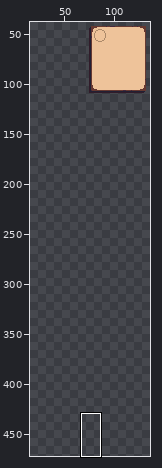
Pixel-art file, stored at FarmingSim/Assets/Sprites/UI/icon.aseprite. Above: a wide view before the commit, with the close-up outlined.
Close-up. Before the commit:
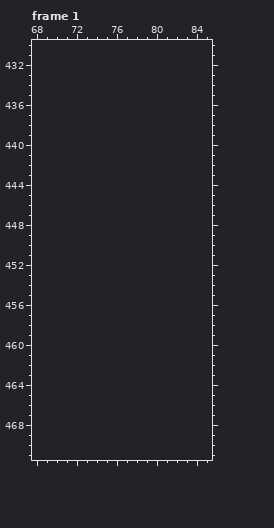
78x97 pixels, 1 frame. Colours within 5 levels of each other are drawn and written as one. Shown: frame 1: x 68..85, y 430..471. The old version is drawn lined up with the new one, on the new canvas. The wide view leaves out empty margins. The commit also changed other frames or places, which this record leaves out.
Palette (. is transparent): 
And afterwards:
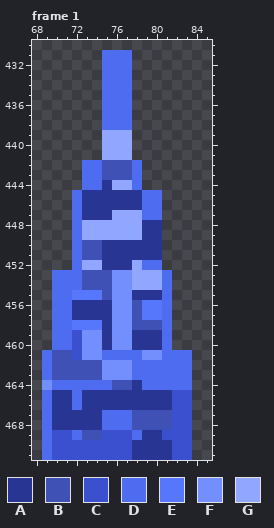
Colours new in this view: A #283593  B #3f51b5  C #3b50ce  D #4e6cef  E #5677fc  F #738ffe  G #91a7ff
Change:
canvas 78x97 -> 149x472, the old top-left corner now at 63,22
Changed rows in their new state; - is an unchanged pixel.
Frame 1:
first column x 69:
431 ------DDD------
432 ------DDD------
433 ------DDD------
434 ------DDD------
435 ------DDD------
436 ------DDD------
437 ------DDD------
438 ------DDD------
439 ------GGG------
440 ------GGG------
441 ------GGG------
442 ----DDBBBD-----
443 ----DDBBBD-----
444 ----DDAGGD-----
445 ---DAAAAAADD---
446 ---DAAAAAADD---
447 ---DAAAGGGDD---
448 ---DGGGGGGAA---
449 ---DGGGGGGAA---
450 ---DBBAAAAAA---
451 ---DBBAAAAAA---
452 ---DGGAAAGDD---
453 -DDDBBBFFGGGD--
454 -DDDBBBFFGGGD--
455 -DDEEEBFFAAAD--
456 -DDAAAAFFBEED--
457 -DDAAAAFFBEED--
458 -DDEEEAFFBBBD--
459 -DDCFFAFFAAAD--
460 -DDCFFAFFAAAD--
461 DBBCFFDDDDFFDDD
462 DBBBBBFFFDDDDDD
463 DBBBBBFFFDDDDDD
464 FDDDDDDBBADDDDD
465 DAADAAAAAAAAACC
466 DAADAAAAAAAAACC
467 DAAAAADDDBBBBCC
468 DAAAAADDDBBBBCC
469 DCCDBBCCCDAACCC
470 DCCCCCCCCAAAACC
471 DCCCCCCCCAAAACC
Changed places in both close-ups, as pixel boxes (x1, y1, x2, y2):
added: (42, 50, 192, 460)
